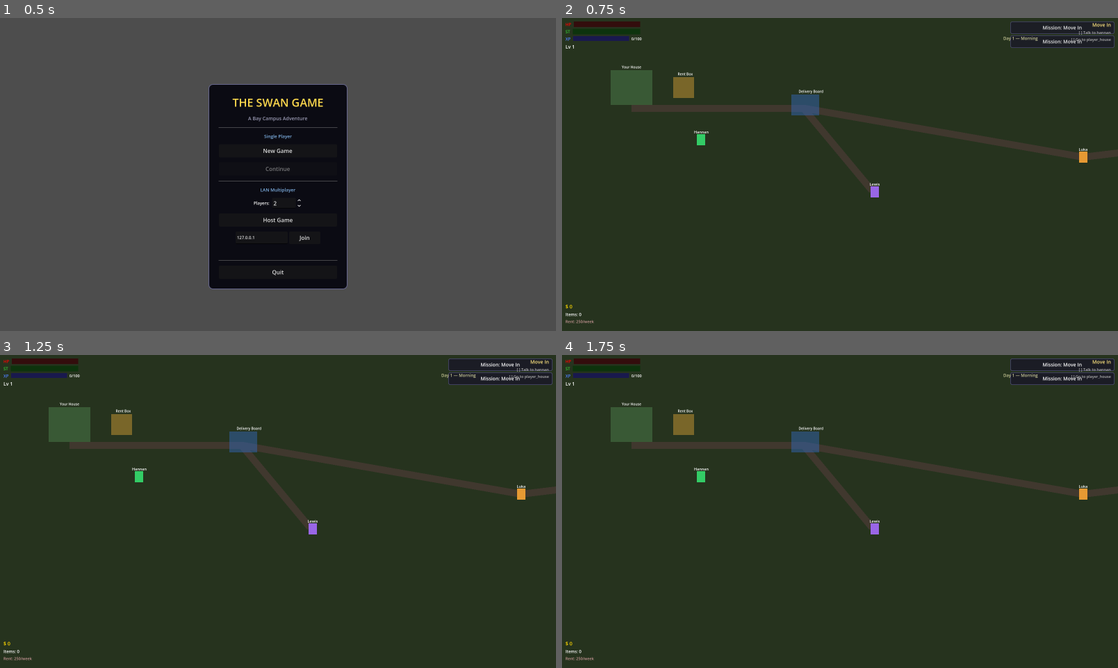
Above: before the commit, frames 1-4 (two rows, left to right).
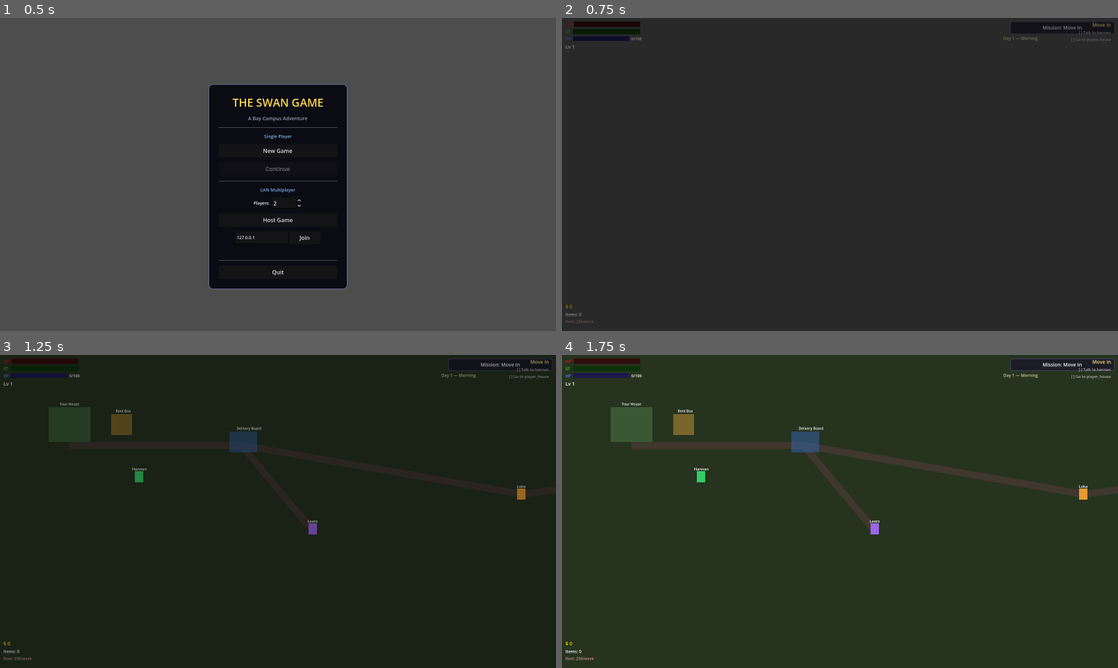
Above: after the commit, the same moments.

Repository: rzeminski16-cell/TheSwanGame
Game: Godot game, scene res://scenes/Main.tscn
The game is run twice, just before and just after one commit, with the same random seed, the same clock (stepped at 60 frames per second) and the same inputs.
Inputs (mouse positions are in pixels of both pictures, inside the frame that each line leads up to):
- Up to frame 1 (0.5 s): no input
- Up to frame 2 (0.75 s): click "New Game" at 0.5 s
- Up to frame 3 (1.25 s): no input
- Up to frame 4 (1.75 s): tap Enter at 1.25 s; move the mouse to (962, 495) at 1.27 s; hold D (move_right) from 1.28 s (still down); hold E (interact) from 1.28 s (still down); click (962, 495) at 1.42 s; tap Space at 1.52 s

Frame 1 is identical in both runs. In frame 2, 2.4% of the frame differs, in the area x 0-100%, y 1-98%; in frame 3, 2.4%; in frame 4, 0.2%.

Commit message:
Implement Phase 8: Audio, Visuals, Cutscenes
- AudioManager: BGM crossfade, SFX pool (8 players), procedural placeholder
  audio for 5 BGM tracks and 15 SFX events, volume/mute controls
- ScreenTransition: fade in/out overlay with signal-based async support
- VisualEffects: day/night CanvasModulate overlay, screen shake, hit flash
- DialogueBox: typewriter text, speaker name, E/Space/Click to advance
- CutscenePlayer: JSON-driven cutscene sequencer, TimeManager pause/resume
- 4 story cutscenes in cutscenes.json (tutorial, delivery, cave, rent)
- SceneManager: auto-BGM on scene change, fade transitions
- UIManager: creates/manages all Phase 8 subsystems, SFX on game events
- DebugMenu: Audio/Visual category (11 buttons for BGM/SFX/shake/cutscenes)
- TimeManager: added set_paused(bool) convenience method
- 117 static tests (all pass), runtime test suite, PHASE_8.md documentation

https://claude.ai/code/session_01MWefrQoUKrZ3uHRqMa2TSM

Diff:
--- /dev/null
+++ b/scripts/cutscene_player.gd
@@ -0,0 +1,121 @@
+extends Node
+## CutscenePlayer — Plays scripted cutscene sequences from cutscenes.json.
+## Pauses game time, shows dialogue box, and emits completion signal.
+
+signal cutscene_started(cutscene_id: String)
+signal cutscene_finished(cutscene_id: String)
+
+var _dialogue_box: Control = null
+var _current_cutscene_id: String = ""
+var _lines: Array = []
+var _line_index: int = 0
+var _playing: bool = false
+
+
+func _ready() -> void:
+	print("CutscenePlayer: Ready.")
+
+
+func set_dialogue_box(box: Control) -> void:
+	## Must be called with a DialogueBox instance before playing cutscenes.
+	if _dialogue_box and _dialogue_box.dialogue_advanced.is_connected(_on_advance):
+		_dialogue_box.dialogue_advanced.disconnect(_on_advance)
+	_dialogue_box = box
+	_dialogue_box.dialogue_advanced.connect(_on_advance)
+
+
+func play_cutscene(cutscene_id: String) -> void:
+	## Start playing a cutscene by its ID from cutscenes.json.
+	if _playing:
+		push_warning("CutscenePlayer: Already playing '%s', ignoring '%s'" % [_current_cutscene_id, cutscene_id])
+		return
+
+	var cutscene_data: Dictionary = _load_cutscene(cutscene_id)
+	if cutscene_data.is_empty():
+		push_warning("CutscenePlayer: Cutscene '%s' not found." % cutscene_id)
+		return
+
+	if not _dialogue_box:
+		push_warning("CutscenePlayer: No dialogue box set.")
+		return
+
+	_current_cutscene_id = cutscene_id
+	_lines = cutscene_data.get("lines", [])
+	_line_index = 0
+	_playing = true
+
+	# Pause time during cutscene
+	if TimeManager:
+		TimeManager.set_paused(true)
+
+	cutscene_started.emit(cutscene_id)
+	_show_current_line()
+	print("CutscenePlayer: Playing '%s' (%d lines)" % [cutscene_id, _lines.size()])
+
+
+func is_playing() -> bool:
+	return _playing
+
+
+func skip_cutscene() -> void:
+	## Skip remaining lines and finish.
+	if _playing:
+		_finish()
+
+
+func _show_current_line() -> void:
+	if _line_index >= _lines.size():
+		_finish()
+		return
+
+	var line: Dictionary = _lines[_line_index]
+	var speaker: String = line.get("speaker", "")
+	var text: String = line.get("text", "")
+	_dialogue_box.show_line(speaker, text)
+
+
+func _on_advance() -> void:
+	if not _playing:
+		return
+	_line_index += 1
+	_show_current_line()
+
+
+func _finish() -> void:
+	_playing = false
+	_dialogue_box.hide_dialogue()
+
+	# Resume time
+	if TimeManager:
+		TimeManager.set_paused(false)
+
+	var finished_id := _current_cutscene_id
+	_current_cutscene_id = ""
+	_lines = []
+	_line_index = 0
+	cutscene_finished.emit(finished_id)
+	print("CutscenePlayer: Finished '%s'" % finished_id)
+
+
+func _load_cutscene(cutscene_id: String) -> Dictionary:
+	## Load cutscene data from the JSON file.
+	var path := "res://data/cutscenes.json"
+	if not FileAccess.file_exists(path):
+		push_warning("CutscenePlayer: cutscenes.json not found.")
+		return {}
+
+	var file := FileAccess.open(path, FileAccess.READ)
+	if not file:
+		return {}
+
+	var json := JSON.new()
+	var err := json.parse(file.get_as_text())
+	file.close()
+	if err != OK:
+		push_warning("CutscenePlayer: JSON parse error.")
+		return {}
+
+	var all_cutscenes: Dictionary = json.data
+	if all_cutscenes.has(cutscene_id):
+		return all_cutscenes[cutscene_id]
+	return {}
--- a/scripts/managers/time_manager.gd
+++ b/scripts/managers/time_manager.gd
@@ -76,6 +76,14 @@
 	is_active = true
 
 
+func set_paused(paused: bool) -> void:
+	## Convenience: pause or resume time based on boolean.
+	if paused:
+		pause_time()
+	else:
+		resume_time()
+
+
 func get_current_day() -> int:
 	return GameState.current_day
 
--- a/scripts/scene_manager.gd
+++ b/scripts/scene_manager.gd
@@ -8,6 +8,8 @@
 signal scene_loading_started(scene_path: String)
 
 var _current_scene: Node = null
+var _screen_transition: ColorRect = null
+var _use_transition: bool = true
 
 
 func _ready() -> void:
@@ -15,6 +17,21 @@
 
 
 func change_scene(scene_path: String) -> void:
+	if _use_transition and _screen_transition:
+		_change_scene_with_transition(scene_path)
+	else:
+		_do_change_scene(scene_path)
+
+
+func _change_scene_with_transition(scene_path: String) -> void:
+	scene_loading_started.emit(scene_path)
+	_screen_transition.fade_out()
+	await _screen_transition.fade_out_complete
+	_do_change_scene(scene_path)
+	_screen_transition.fade_in()
+
+
+func _do_change_scene(scene_path: String) -> void:
 	scene_loading_started.emit(scene_path)
 
 	# Remove current scene if any
@@ -34,6 +51,9 @@
 	# Update GameState
 	_update_scene_type(scene_path)
 	GameState.current_scene_path = scene_path
+
+	# Play appropriate BGM for the scene
+	_update_bgm(scene_path)
 
 	scene_changed.emit(scene_path)
 	print("SceneManager: Changed to " + scene_path)
@@ -67,3 +87,24 @@
 	else:
 		GameState.current_scene_type = "unknown"
 		GameState.is_in_dungeon = false
+
+
+func set_screen_transition(transition: ColorRect) -> void:
+	_screen_transition = transition
+
+
+func _update_bgm(scene_path: String) -> void:
+	var audio = get_node_or_null("/root/Main/AudioManager")
+	if audio == null:
+		return
+	if "Overworld" in scene_path:
+		if TimeManager.is_night():
+			audio.play_bgm("night")
+		else:
+			audio.play_bgm("overworld")
+	elif "Dungeon" in scene_path:
+		audio.play_bgm("dungeon")
+	elif "Cutscene" in scene_path:
+		audio.stop_bgm()
+	else:
+		audio.play_bgm("menu")
--- a/scripts/ui/debug_menu.gd
+++ b/scripts/ui/debug_menu.gd
@@ -111,6 +111,20 @@
 	_add_button("Multiplayer", "Join Localhost", _on_mp_join_local)
 	_add_button("Multiplayer", "Disconnect", _on_mp_disconnect)
 	_add_button("Multiplayer", "Print Peer Info", _on_mp_info)
+
+	# --- Audio/Visual Category ---
+	_add_category("Audio/Visual")
+	_add_button("Audio/Visual", "Play BGM: Overworld", _on_bgm_overworld)
+	_add_button("Audio/Visual", "Play BGM: Dungeon", _on_bgm_dungeon)
+	_add_button("Audio/Visual", "Play BGM: Boss", _on_bgm_boss)
+	_add_button("Audio/Visual", "Stop BGM", _on_stop_bgm)
+	_add_button("Audio/Visual", "Play SFX: Hit", _on_sfx_hit)
+	_add_button("Audio/Visual", "Play SFX: Level Up", _on_sfx_level_up)
+	_add_button("Audio/Visual", "Play SFX: Pickup", _on_sfx_pickup)
+	_add_button("Audio/Visual", "Toggle Mute", _on_toggle_mute)
+	_add_button("Audio/Visual", "Screen Shake", _on_screen_shake)
+	_add_button("Audio/Visual", "Play Cutscene: Intro", _on_play_cutscene_intro)
+	_add_button("Audio/Visual", "Play Cutscene: Cave", _on_play_cutscene_cave)
 
 	# Close button
 	_content.add_child(HSeparator.new())
@@ -377,6 +391,62 @@
 	print("------------------------")
 
 
+# --- Audio/Visual Actions ---
+
+func _get_audio() -> Node:
+	return get_node_or_null("/root/Main/AudioManager")
+
+func _on_bgm_overworld() -> void:
+	var a := _get_audio()
+	if a: a.play_bgm("overworld")
+
+func _on_bgm_dungeon() -> void:
+	var a := _get_audio()
+	if a: a.play_bgm("dungeon")
+
+func _on_bgm_boss() -> void:
+	var a := _get_audio()
+	if a: a.play_bgm("boss")
+
+func _on_stop_bgm() -> void:
+	var a := _get_audio()
+	if a: a.stop_bgm()
+
+func _on_sfx_hit() -> void:
+	var a := _get_audio()
+	if a: a.play_sfx("hit")
+
+func _on_sfx_level_up() -> void:
+	var a := _get_audio()
+	if a: a.play_sfx("level_up")
+
+func _on_sfx_pickup() -> void:
+	var a := _get_audio()
+	if a: a.play_sfx("pickup")
+
+func _on_toggle_mute() -> void:
+	var a := _get_audio()
+	if a:
+		a.toggle_mute()
+		print("DebugMenu: Mute → %s" % a.is_muted())
+
+func _on_screen_shake() -> void:
+	var ui = get_node_or_null("/root/Main/UIManager")
+	if ui and ui._visual_effects:
+		ui._visual_effects.screen_shake(8.0)
+		print("DebugMenu: Screen shake triggered")
+
+func _on_play_cutscene_intro() -> void:
+	var ui = get_node_or_null("/root/Main/UIManager")
+	if ui and ui._cutscene_player:
+		ui._cutscene_player.play_cutscene("cutscene_tutorial_intro")
+
+func _on_play_cutscene_cave() -> void:
+	var ui = get_node_or_null("/root/Main/UIManager")
+	if ui and ui._cutscene_player:
+		ui._cutscene_player.play_cutscene("cutscene_crab_cave")
+
+
 # --- Utility ---
 
 func _get_scene_parent() -> Node:
--- a/scripts/ui_manager.gd
+++ b/scripts/ui_manager.gd
@@ -25,6 +25,10 @@
 var _notification_container: VBoxContainer
 var _mission_tracker: VBoxContainer
 var _time_display: Label
+var _screen_transition: ColorRect = null
+var _dialogue_box: Control = null
+var _visual_effects: CanvasModulate = null
+var _cutscene_player: Node = null
 var _is_paused: bool = false
 var _in_main_menu: bool = false
 
@@ -37,6 +41,9 @@
 	_setup_notification_area()
 	_setup_mission_tracker()
 	_setup_time_display()
+	_setup_screen_transition()
+	_setup_dialogue_box()
+	_setup_cutscene_player()
 	_connect_signals()
 	print("UIManager: Ready.")
 
@@ -80,6 +87,46 @@
 	_time_display.horizontal_alignment = HORIZONTAL_ALIGNMENT_CENTER
 	_time_display.mouse_filter = Control.MOUSE_FILTER_IGNORE
 	add_child(_time_display)
+
+
+func _setup_screen_transition() -> void:
+	var script := load("res://scripts/ui/screen_transition.gd")
+	_screen_transition = ColorRect.new()
+	_screen_transition.set_script(script)
+	add_child(_screen_transition)
+
+	# Pass to SceneManager
+	var sm = get_node_or_null("/root/Main/SceneManager")
+	if sm and sm.has_method("set_screen_transition"):
+		sm.set_screen_transition(_screen_transition)
+
+
+func _setup_dialogue_box() -> void:
+	var script := load("res://scripts/ui/dialogue_box.gd")
+	_dialogue_box = PanelContainer.new()
+	_dialogue_box.set_script(script)
+	add_child(_dialogue_box)
+
+
+func _setup_cutscene_player() -> void:
+	var script := load("res://scripts/cutscene_player.gd")
+	_cutscene_player = Node.new()
+	_cutscene_player.set_script(script)
+	add_child(_cutscene_player)
+	if _dialogue_box:
+		_cutscene_player.set_dialogue_box(_dialogue_box)
+
+
+func get_cutscene_player() -> Node:
+	return _cutscene_player
+
+
+func get_screen_transition() -> ColorRect:
+	return _screen_transition
+
+
+func get_visual_effects() -> CanvasModulate:
+	return _visual_effects
 
 
 func _connect_signals() -> void:
@@ -538,56 +585,95 @@
 
 # --- Signal Handlers ---
 
+func _get_audio() -> Node:
+	return get_node_or_null("/root/Main/AudioManager")
+
+
 func _on_damage_dealt(target: Node, amount: float, is_crit: bool, is_dodge: bool) -> void:
 	if is_instance_valid(target):
 		spawn_damage_popup(target.global_position + Vector2(0, -20), amount, is_crit, is_dodge)
+	var audio := _get_audio()
+	if audio:
+		if is_dodge:
+			audio.play_sfx("dodge")
+		elif is_crit:
+			audio.play_sfx("crit")
+		else:
+			audio.play_sfx("hit")
 
 
 func _on_player_leveled_up(_player_id: int, new_level: int) -> void:
 	show_notification("Level Up! Now level %d" % new_level, 3.0)
+	var audio := _get_audio()
+	if audio:
+		audio.play_sfx("level_up")
 
 
 func _on_item_added(_player_id: int, item_id: String) -> void:
 	var item_data: Dictionary = DataManager.get_item(item_id)
 	var item_name: String = item_data.get("display_name", item_id)
 	show_notification("Picked up: %s" % item_name)
+	var audio := _get_audio()
+	if audio:
+		audio.play_sfx("pickup")
 
 
 func _on_skill_unlocked(_player_id: int, skill_id: String) -> void:
 	var skill_data: Dictionary = DataManager.get_skill(skill_id)
 	var skill_name: String = skill_data.get("display_name", skill_id)
 	show_notification("Skill unlocked: %s" % skill_name, 2.5)
+	var audio := _get_audio()
+	if audio:
+		audio.play_sfx("level_up")
 
 
 func _on_rent_paid(_player_id: int, amount: int) -> void:
 	show_notification("Rent paid: $%d" % amount, 3.0)
+	var audio := _get_audio()
+	if audio:
+		audio.play_sfx("rent_paid")
 
 
 func _on_rent_failed(_player_id: int, amount: int) -> void:
 	show_notification("Cannot afford rent! Need $%d" % amount, 4.0)
+	var audio := _get_audio()
+	if audio:
+		audio.play_sfx("error")
 
 
 func _on_dungeon_started(dungeon_id: String) -> void:
 	var dungeon_data: Dictionary = DataManager.get_dungeon(dungeon_id)
 	var dungeon_name: String = dungeon_data.get("display_name", dungeon_id)
 	show_notification("Entering: %s" % dungeon_name, 2.5)
+	var audio := _get_audio()
+	if audio:
+		audio.play_sfx("dungeon_enter")
 
 
 func _on_dungeon_completed(dungeon_id: String) -> void:
 	var dungeon_data: Dictionary = DataManager.get_dungeon(dungeon_id)
 	var dungeon_name: String = dungeon_data.get("display_name", dungeon_id)
 	show_notification("Dungeon Complete: %s" % dungeon_name, 3.0)
+	var audio := _get_audio()
+	if audio:
+		audio.play_sfx("dungeon_clear")
 
 
 func _on_dungeon_failed(dungeon_id: String) -> void:
 	var dungeon_data: Dictionary = DataManager.get_dungeon(dungeon_id)
 	var dungeon_name: String = dungeon_data.get("display_name", dungeon_id)
 	show_notification("Dungeon Failed: %s" % dungeon_name, 3.0)
+	var audio := _get_audio()
+	if audio:
+		audio.play_sfx("death")
 
 
 func _on_mission_started(mission_id: String) -> void:
 	var data: Dictionary = DataManager.get_mission(mission_id)
 	show_notification("Mission: %s" % data.get("display_name", mission_id), 3.0)
+	var audio := _get_audio()
+	if audio:
+		audio.play_sfx("button")
 
 
 func _on_mission_completed(mission_id: String) -> void:
--- /dev/null
+++ b/tests/TestPhase8Runtime.tscn
@@ -0,0 +1,6 @@
+[gd_scene load_steps=2 format=3]
+
+[ext_resource type="Script" path="res://tests/test_phase8_runtime.gd" id="1"]
+
+[node name="TestPhase8Runtime" type="Node"]
+script = ExtResource("1")
--- /dev/null
+++ b/tests/test_phase8_runtime.gd
@@ -0,0 +1,249 @@
+extends Node
+## Phase 8 Runtime Tests — Audio, Visuals, Cutscenes.
+## Tests AudioManager API, ScreenTransition, DialogueBox,
+## CutscenePlayer, VisualEffects, and UIManager integration.
+
+var _pass_count := 0
+var _fail_count := 0
+
+
+func _ready() -> void:
+	print("\n=== Phase 8 Runtime Tests ===\n")
+	_test_audio_manager_exists()
+	_test_audio_manager_volume()
+	_test_audio_manager_mute()
+	_test_audio_manager_bgm()
+	_test_audio_manager_sfx()
+	_test_screen_transition()
+	_test_dialogue_box()
+	_test_cutscene_player()
+	_test_ui_manager_integration()
+	_test_time_manager_set_paused()
+
+	print("\n--- Results: %d passed, %d failed ---" % [_pass_count, _fail_count])
+
+
+func _check(label: String, condition: bool) -> void:
+	if condition:
+		print("  PASS  %s" % label)
+		_pass_count += 1
+	else:
+		print("  FAIL  %s" % label)
+		_fail_count += 1
+
+
+# --- AudioManager ---
+
+func _test_audio_manager_exists() -> void:
+	print("--- AudioManager Existence ---")
+	var audio = get_node_or_null("/root/Main/AudioManager")
+	_check("AudioManager node exists under Main", audio != null)
+	if audio:
+		_check("AudioManager has play_bgm method", audio.has_method("play_bgm"))
+		_check("AudioManager has stop_bgm method", audio.has_method("stop_bgm"))
+		_check("AudioManager has play_sfx method", audio.has_method("play_sfx"))
+		_check("AudioManager has set_master_volume method", audio.has_method("set_master_volume"))
+		_check("AudioManager has set_bgm_volume method", audio.has_method("set_bgm_volume"))
+		_check("AudioManager has set_sfx_volume method", audio.has_method("set_sfx_volume"))
+		_check("AudioManager has toggle_mute method", audio.has_method("toggle_mute"))
+		_check("AudioManager has is_muted method", audio.has_method("is_muted"))
+		_check("AudioManager has get_current_bgm method", audio.has_method("get_current_bgm"))
+
+
+func _test_audio_manager_volume() -> void:
+	print("--- AudioManager Volume ---")
+	var audio = get_node_or_null("/root/Main/AudioManager")
+	if audio == null:
+		_check("AudioManager exists for volume tests", false)
+		return
+
+	audio.set_master_volume(0.5)
+	_check("set_master_volume(0.5) → 0.5", is_equal_approx(audio.master_volume, 0.5))
+
+	audio.set_master_volume(1.5)
+	_check("set_master_volume(1.5) clamped to 1.0", is_equal_approx(audio.master_volume, 1.0))
+
+	audio.set_master_volume(-0.5)
+	_check("set_master_volume(-0.5) clamped to 0.0", is_equal_approx(audio.master_volume, 0.0))
+
+	audio.set_bgm_volume(0.7)
+	_check("set_bgm_volume(0.7) → 0.7", is_equal_approx(audio.bgm_volume, 0.7))
+
+	audio.set_sfx_volume(0.3)
+	_check("set_sfx_volume(0.3) → 0.3", is_equal_approx(audio.sfx_volume, 0.3))
+
+	# Restore defaults
+	audio.set_master_volume(0.8)
+	audio.set_bgm_volume(0.5)
+	audio.set_sfx_volume(0.7)
+
+
+func _test_audio_manager_mute() -> void:
+	print("--- AudioManager Mute ---")
+	var audio = get_node_or_null("/root/Main/AudioManager")
+	if audio == null:
+		_check("AudioManager exists for mute tests", false)
+		return
+
+	_check("Not muted by default", audio.is_muted() == false)
+	audio.toggle_mute()
+	_check("After toggle_mute → muted", audio.is_muted() == true)
+	audio.toggle_mute()
+	_check("After second toggle_mute → not muted", audio.is_muted() == false)
+
+
+func _test_audio_manager_bgm() -> void:
+	print("--- AudioManager BGM ---")
+	var audio = get_node_or_null("/root/Main/AudioManager")
+	if audio == null:
+		_check("AudioManager exists for BGM tests", false)
+		return
+
+	_check("No BGM playing initially", audio.get_current_bgm() == "")
+
+	audio.play_bgm("overworld")
+	_check("After play_bgm('overworld') → current is 'overworld'", audio.get_current_bgm() == "overworld")
+
+	audio.play_bgm("dungeon")
+	_check("After play_bgm('dungeon') → current is 'dungeon'", audio.get_current_bgm() == "dungeon")
+
+	# Same track should not restart
+	audio.play_bgm("dungeon")
+	_check("Playing same track again keeps 'dungeon'", audio.get_current_bgm() == "dungeon")
+
+	audio.stop_bgm()
+	_check("After stop_bgm() → current is empty", audio.get_current_bgm() == "")
+
+
+func _test_audio_manager_sfx() -> void:
+	print("--- AudioManager SFX ---")
+	var audio = get_node_or_null("/root/Main/AudioManager")
+	if audio == null:
+		_check("AudioManager exists for SFX tests", false)
+		return
+
+	# SFX should not crash with any known name
+	var sfx_names := ["hit", "crit", "dodge", "pickup", "money", "level_up",
+					  "death", "button", "save", "error", "dungeon_enter",
+					  "dungeon_clear", "room_clear", "enemy_die", "rent_paid"]
+	for sfx_name in sfx_names:
+		audio.play_sfx(sfx_name)
+	_check("All %d SFX names played without error" % sfx_names.size(), true)
+
+	# Unknown SFX should still work (generic tone)
+	audio.play_sfx("unknown_sfx_xyz")
+	_check("Unknown SFX name plays without crash", true)
+
+
+# --- ScreenTransition ---
+
+func _test_screen_transition() -> void:
+	print("--- ScreenTransition ---")
+	var ui = get_node_or_null("/root/Main/UIManager")
+	if ui == null:
+		_check("UIManager exists for transition tests", false)
+		return
+
+	var trans: ColorRect = ui.get_screen_transition() if ui.has_method("get_screen_transition") else null
+	_check("ScreenTransition exists under UIManager", trans != null)
+	if trans == null:
+		return
+
+	_check("ScreenTransition has fade_out method", trans.has_method("fade_out"))
+	_check("ScreenTransition has fade_in method", trans.has_method("fade_in"))
+	_check("ScreenTransition has instant_black method", trans.has_method("instant_black"))
+	_check("ScreenTransition has instant_clear method", trans.has_method("instant_clear"))
+
+	# Test instant methods
+	trans.instant_black()
+	_check("instant_black() → alpha is 1.0", is_equal_approx(trans.color.a, 1.0))
+
+	trans.instant_clear()
+	_check("instant_clear() → alpha is 0.0", is_equal_approx(trans.color.a, 0.0))
+
+
+# --- DialogueBox ---
+
+func _test_dialogue_box() -> void:
+	print("--- DialogueBox ---")
+	var ui = get_node_or_null("/root/Main/UIManager")
+	if ui == null or ui._dialogue_box == null:
+		_check("DialogueBox exists under UIManager", false)
+		return
+
+	var db: Control = ui._dialogue_box
+	_check("DialogueBox exists", db != null)
+	_check("DialogueBox has show_line method", db.has_method("show_line"))
+	_check("DialogueBox has hide_dialogue method", db.has_method("hide_dialogue"))
+
+	# Initially hidden
+	_check("DialogueBox starts hidden", db.visible == false)
+
+	# Show a line
+	db.show_line("Test Speaker", "Hello, this is a test line.")
+	_check("After show_line → visible", db.visible == true)
+
+	db.hide_dialogue()
+	_check("After hide_dialogue → hidden", db.visible == false)
+
+
+# --- CutscenePlayer ---
+
+func _test_cutscene_player() -> void:
+	print("--- CutscenePlayer ---")
+	var ui = get_node_or_null("/root/Main/UIManager")
+	if ui == null:
+		_check("UIManager exists for cutscene tests", false)
+		return
+
+	var cp: Node = ui.get_cutscene_player() if ui.has_method("get_cutscene_player") else null
+	_check("CutscenePlayer exists under UIManager", cp != null)
+	if cp == null:
+		return
+
+	_check("CutscenePlayer has play_cutscene method", cp.has_method("play_cutscene"))
+	_check("CutscenePlayer has skip_cutscene method", cp.has_method("skip_cutscene"))
+	_check("CutscenePlayer has is_playing method", cp.has_method("is_playing"))
+	_check("CutscenePlayer not playing initially", cp.is_playing() == false)
+
+	# Play a cutscene
+	cp.play_cutscene("cutscene_tutorial_intro")
+	_check("After play_cutscene → is_playing", cp.is_playing() == true)
+
+	# Skip it
+	cp.skip_cutscene()
+	_check("After skip_cutscene → not playing", cp.is_playing() == false)
+
+
+# --- UIManager Integration ---
+
+func _test_ui_manager_integration() -> void:
+	print("--- UIManager Phase 8 Integration ---")
+	var ui = get_node_or_null("/root/Main/UIManager")
+	_check("UIManager exists", ui != null)
+	if ui == null:
+		return
+
+	_check("UIManager has _screen_transition", ui._screen_transition != null)
+	_check("UIManager has _dialogue_box", ui._dialogue_box != null)
+	_check("UIManager has _cutscene_player", ui._cutscene_player != null)
+	_check("UIManager has get_cutscene_player()", ui.has_method("get_cutscene_player"))
+	_check("UIManager has get_screen_transition()", ui.has_method("get_screen_transition"))
+
+
+# --- TimeManager ---
+
+func _test_time_manager_set_paused() -> void:
+	print("--- TimeManager set_paused ---")
+	_check("TimeManager has set_paused()", TimeManager.has_method("set_paused"))
+
+	TimeManager.start_time()
+	_check("TimeManager active after start_time()", TimeManager.is_active == true)
+
+	TimeManager.set_paused(true)
+	_check("set_paused(true) → not active", TimeManager.is_active == false)
+
+	TimeManager.set_paused(false)
+	_check("set_paused(false) → active again", TimeManager.is_active == true)
+
+	TimeManager.pause_time()
Not shown, added: docs/phases/PHASE_8.md
